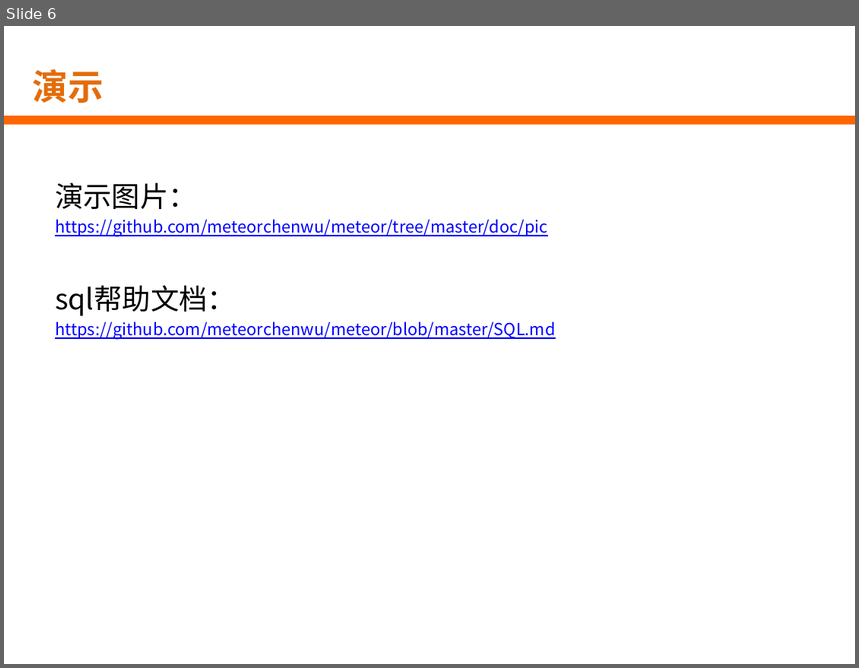
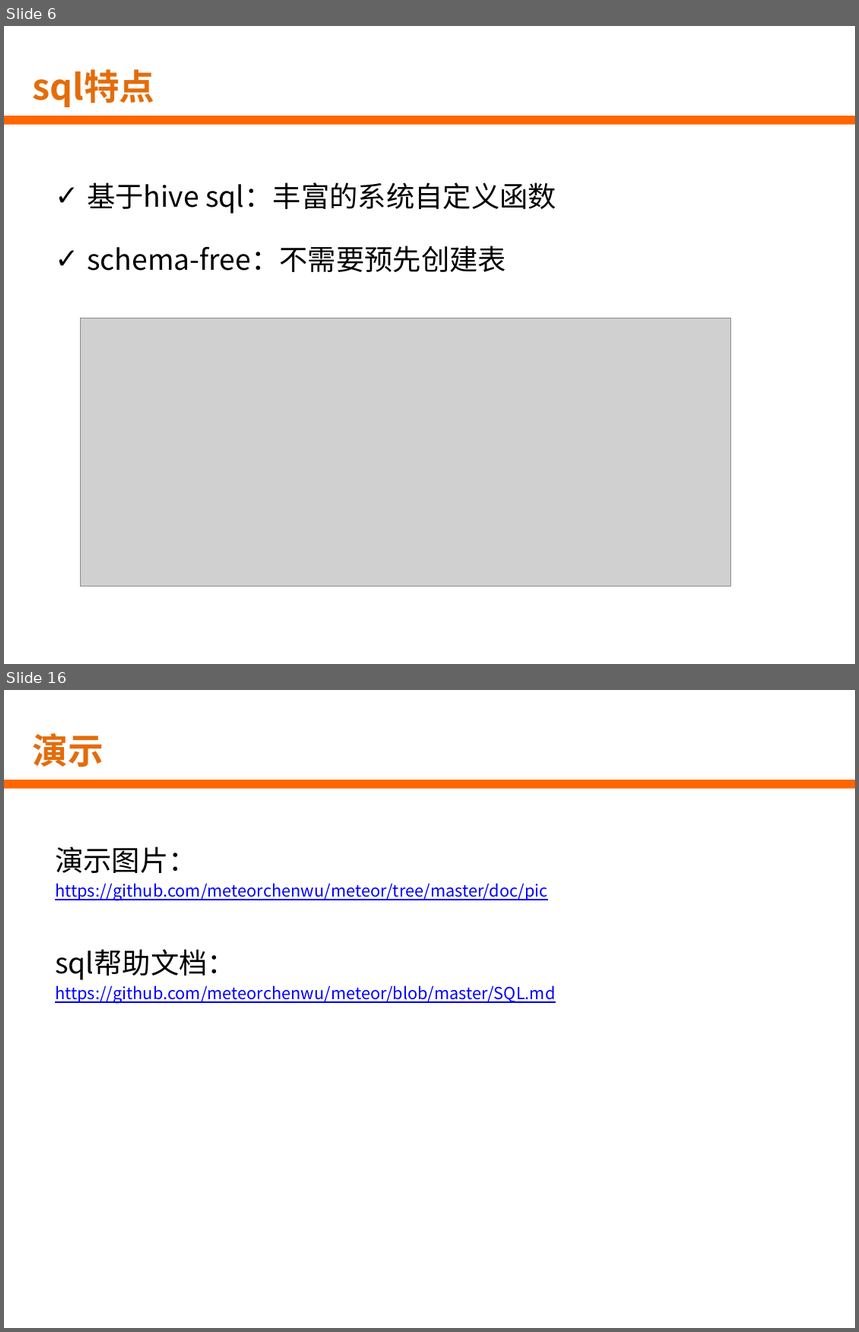
Before and after one commit to HNJame/meteor, a slide deck: doc/ppt/流星实时开发平台介绍.pptx. Shown one above the other, each under a label of ours: slide 6 before the commit, slides 6 and 16 after it; the slides between them are not shown. The pictures are 859x668 and 859x1332 pixels, drawn with LibreOffice and Linux fonts; fonts in the diff are those of the drawing; grey boxes stand for pictures; background and template pictures are left out. Boxes give left, top, right and bottom in pixels: in the first picture for what was removed or moved away, otherwise in the second. Text is boxed around its words. In the diff, an @@ line names an element or a change of style, - is before the commit and + after.

```diff
--- a/doc/ppt/流星实时开发平台介绍.pptx
+++ b/doc/ppt/流星实时开发平台介绍.pptx
@@ slide 6 added at (x1=4, y1=26, x2=855, y2=664), background picture (left out); not listed: 1 template element that a slide beside it also shows @@
@@ title added at (x1=32, y1=69, x2=154, y2=107), 30 pt, text #E46C0A, bold @@
+sql特点
@@ text added at (x1=87, y1=183, x2=557, y2=272), 24 pt, text #000000 @@
+✓ 基于hive sql：丰富的系统自定义函数
+✓ schema-free：不需要预先创建表
@@ picture added at (x1=80, y1=319, x2=731, y2=587) @@
@@ what was slide 6 is now slide 16 @@
```
Also in this commit, not shown: 4 slides changed, 10 other slides added, 1 slide removed, 1 other file.
